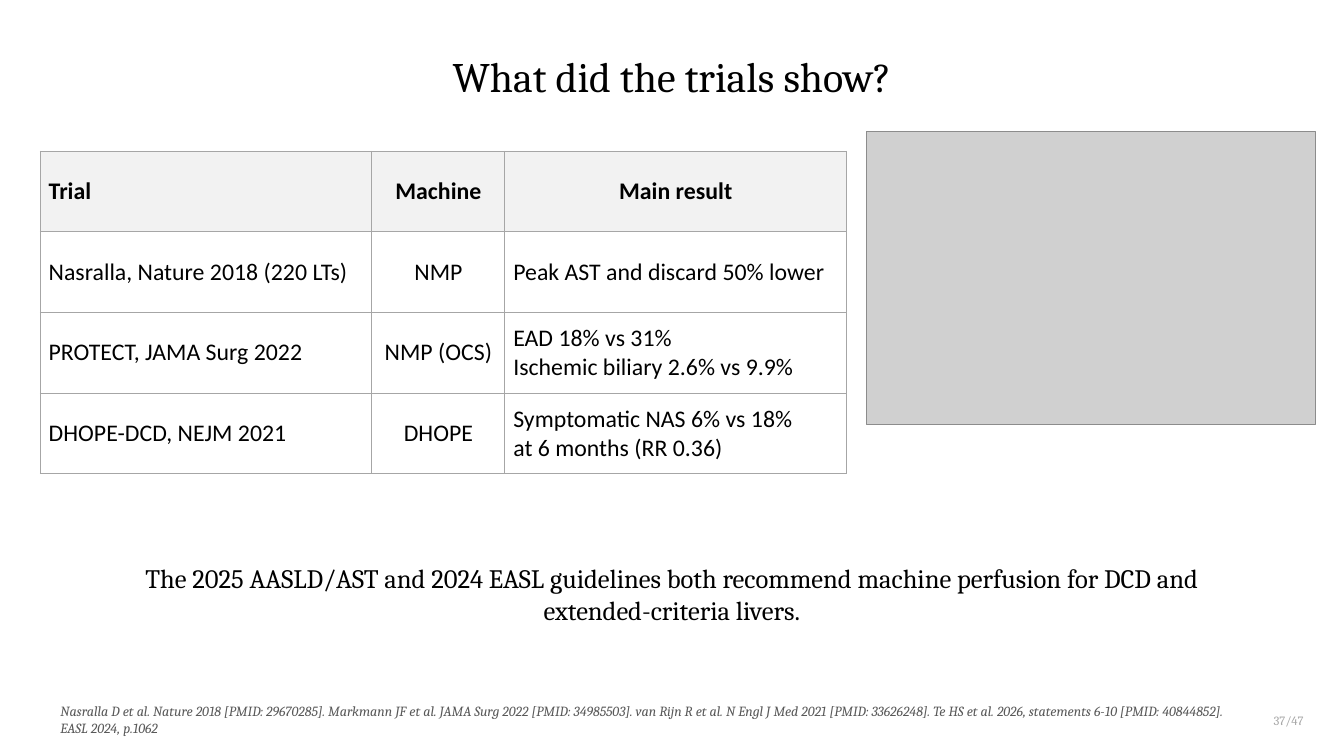
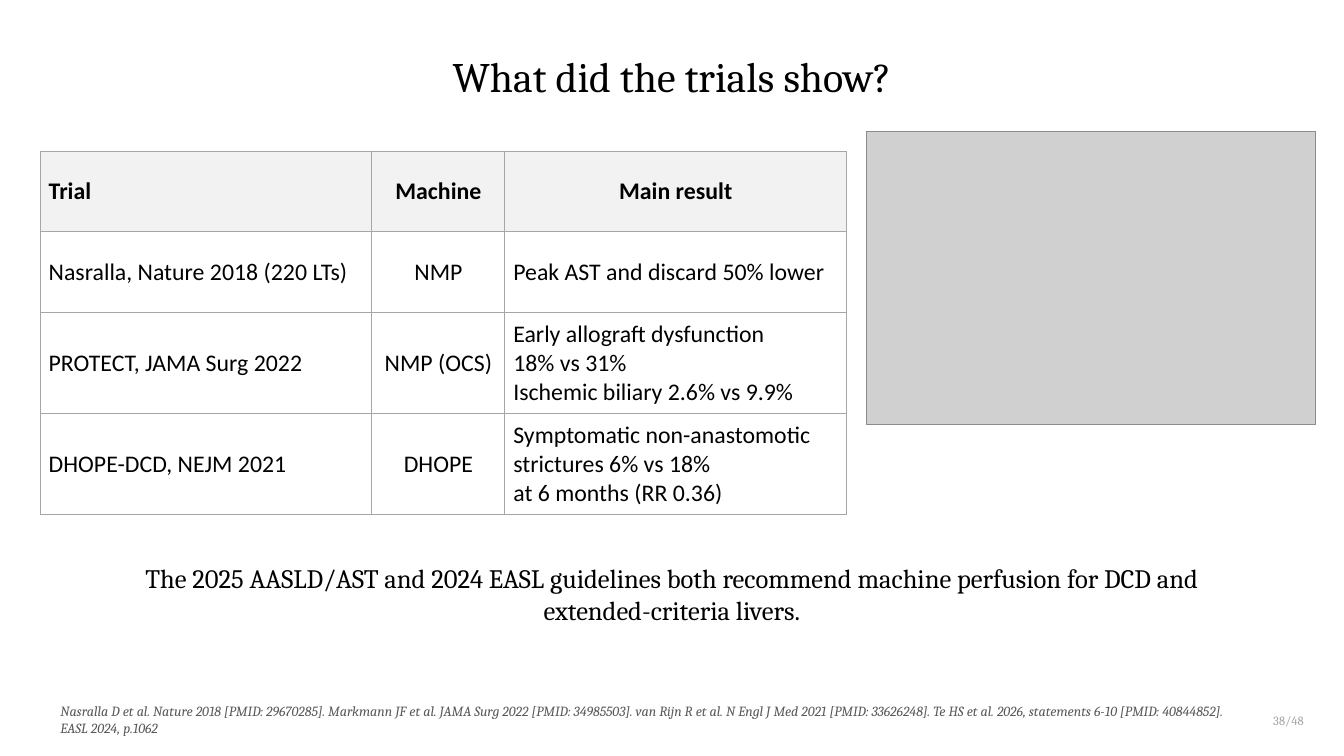
Before and after one commit to qaddodi/mohammad-almeqdadi-lectures, a slide deck: slide 41 of lectures/liver-transplant-grand-rounds-mmc-2026/Liver Transplantation When to Refer and Whats New.pptx (slide 39 before the commit). Drawn at 1344x756 pixels with LibreOffice and Linux fonts; fonts in the diff are those of the drawing; grey boxes stand for pictures. Boxes give left, top, right and bottom in pixels: in the first picture for what was removed or moved away, otherwise in the second. Text is boxed around its words. In the diff, an @@ line names an element or a change of style, - is before the commit and + after.

```diff
--- a/lectures/liver-transplant-grand-rounds-mmc-2026/Liver Transplantation When to Refer and Whats New.pptx
+++ b/lectures/liver-transplant-grand-rounds-mmc-2026/Liver Transplantation When to Refer and Whats New.pptx
@@ table at (40, 151, 847, 508) @@
-row 3, column 3: EAD 18% vs 31% / Ischemic biliary 2.6% vs 9.9%
+row 3, column 3: Early allograft dysfunction / 18% vs 31% / Ischemic biliary 2.6% vs 9.9%
-row 4, column 3: Symptomatic NAS 6% vs 18% / at 6 months (RR 0.36)
+row 4, column 3: Symptomatic non-anastomotic / strictures 6% vs 18% / at 6 months (RR 0.36)
@@ text at (1273, 717, 1303, 726): text changed @@
-37/47
+38/48
```
Also in this commit, not shown: 46 other slides changed, 3 slides added, 1 slide removed, 4 other files.
